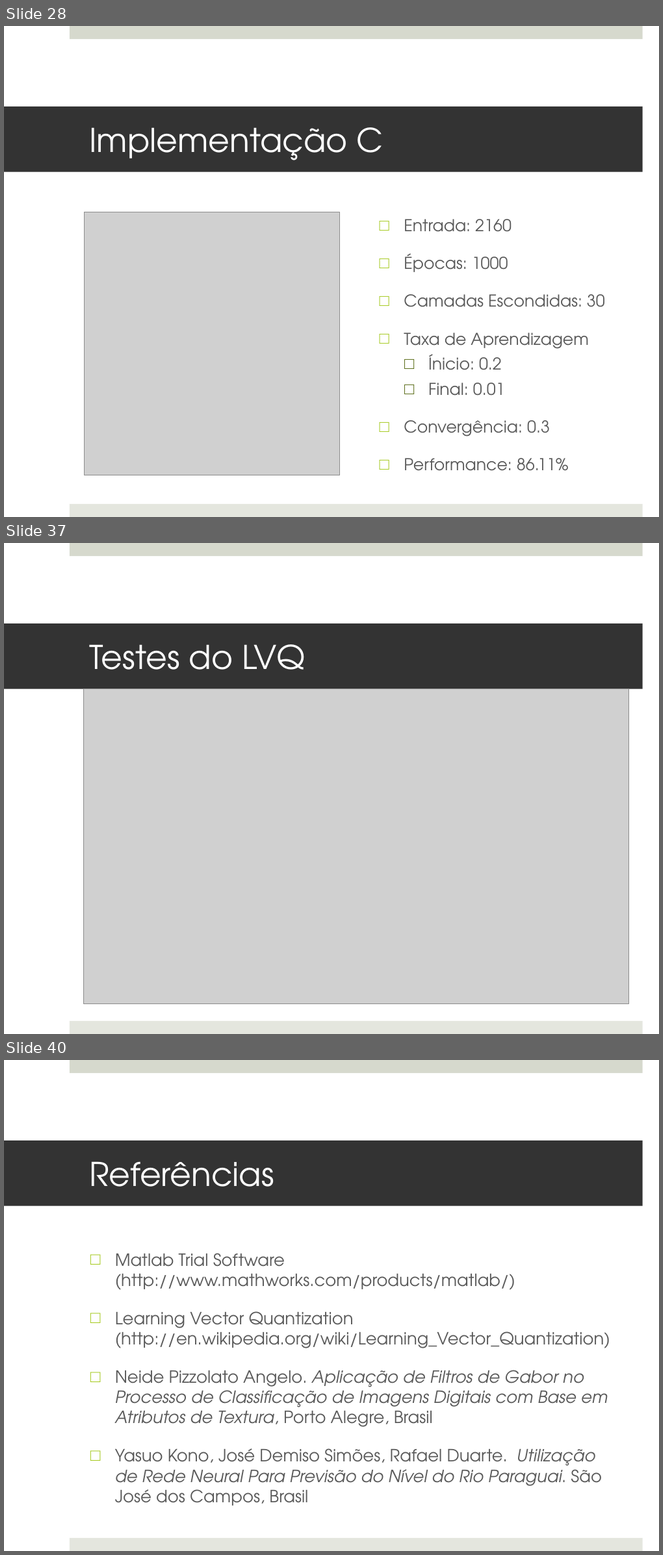
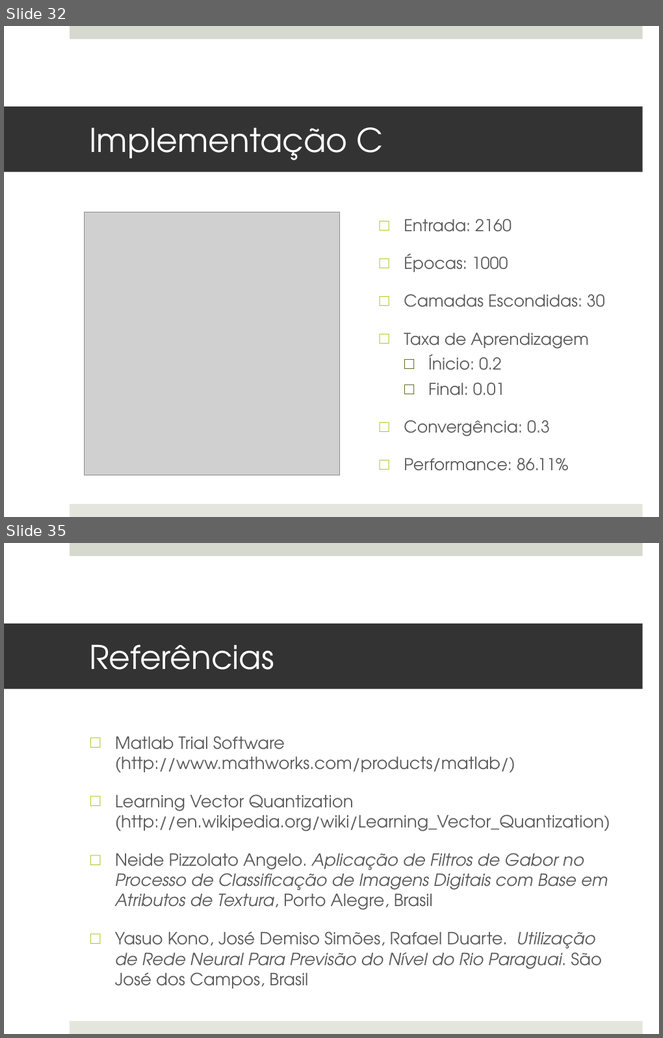
Before and after one commit to MarioBajr/Redes-Neurais, a slide deck: projeto PI.pptx. Shown one above the other, each under a label of ours: slides 28, 37 and 40 before the commit, slides 32 and 35 after it; the slides between them are not shown. The pictures are 663x1555 and 663x1038 pixels, drawn with LibreOffice and Linux fonts; fonts in the diff are those of the drawing; grey boxes stand for pictures. Boxes give left, top, right and bottom in pixels: in the first picture for what was removed or moved away, otherwise in the second. Text is boxed around its words. In the diff, an @@ line names an element or a change of style, - is before the commit and + after.

```diff
--- a/projeto PI.pptx
+++ b/projeto PI.pptx
@@ slide 37 removed at [4, 543, 659, 1034], background #FFFFFF; not listed: 2 template elements that a slide beside it also shows @@
@@ title removed at [4, 624, 643, 689] @@
-Testes do LVQ
@@ picture removed at [84, 689, 629, 1005] @@
@@ what was slide 28 is now slide 32 @@
@@ what was slide 40 is now slide 35 @@
```
Also in this commit, not shown: 7 slides changed, 4 slides added, 8 other slides removed.
